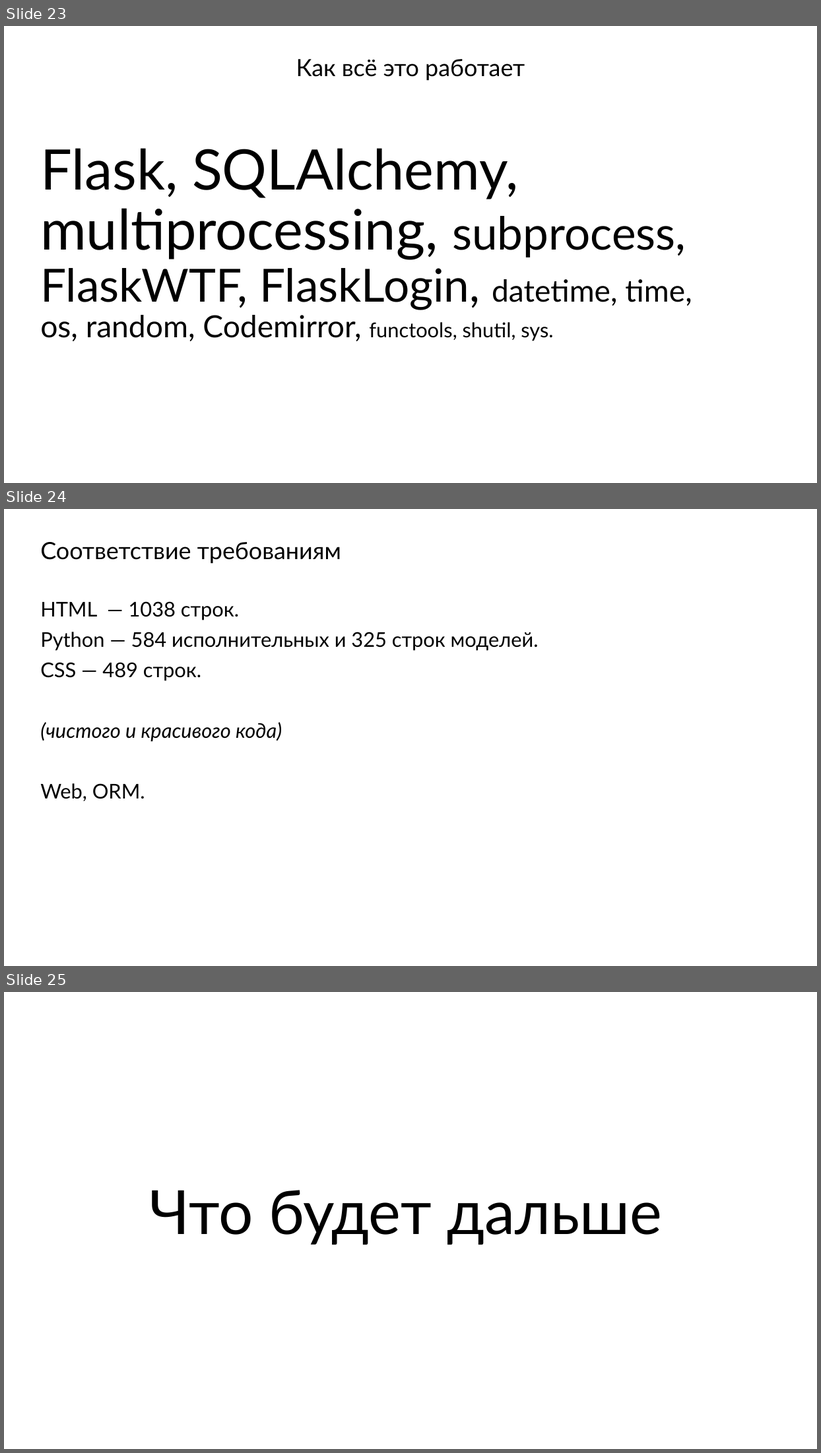
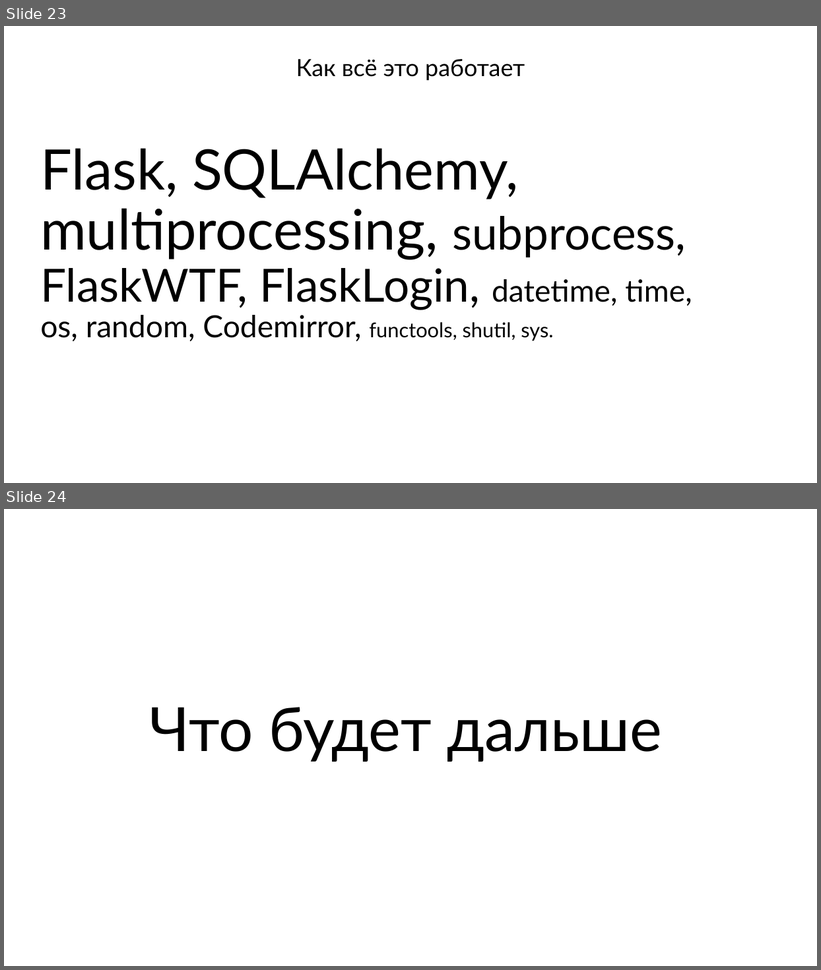
Before and after one commit to AdamArutyunov/Pycon, a slide deck: docs/Pycon.pptx. Shown one above the other, each under a label of ours: slides 23, 24 and 25 before the commit, slides 23 and 24 after it. The pictures are 821x1453 and 821x970 pixels, drawn with LibreOffice and Linux fonts; fonts in the diff are those of the drawing. Boxes give left, top, right and bottom in pixels: in the first picture for what was removed or moved away, otherwise in the second. Text is boxed around its words. In the diff, an @@ line names an element or a change of style, - is before the commit and + after.

```diff
--- a/docs/Pycon.pptx
+++ b/docs/Pycon.pptx
@@ slide 24 removed at (4, 509, 817, 966), background #FFFFFF @@
@@ text removed at (40, 542, 341, 563) @@
-Соответствие требованиям
@@ text removed at (40, 601, 539, 801) @@
-HTML — 1038 строк.
-Python — 584 исполнительных и 325 строк моделей.
-CSS — 489 строк.
-(чистого и красивого кода)
-Web, ORM.
@@ what was slide 25 is now slide 24 @@
```
Also in this commit, not shown: 1 slide changed, 11 slides added, 9 other slides removed, 4 other files.
